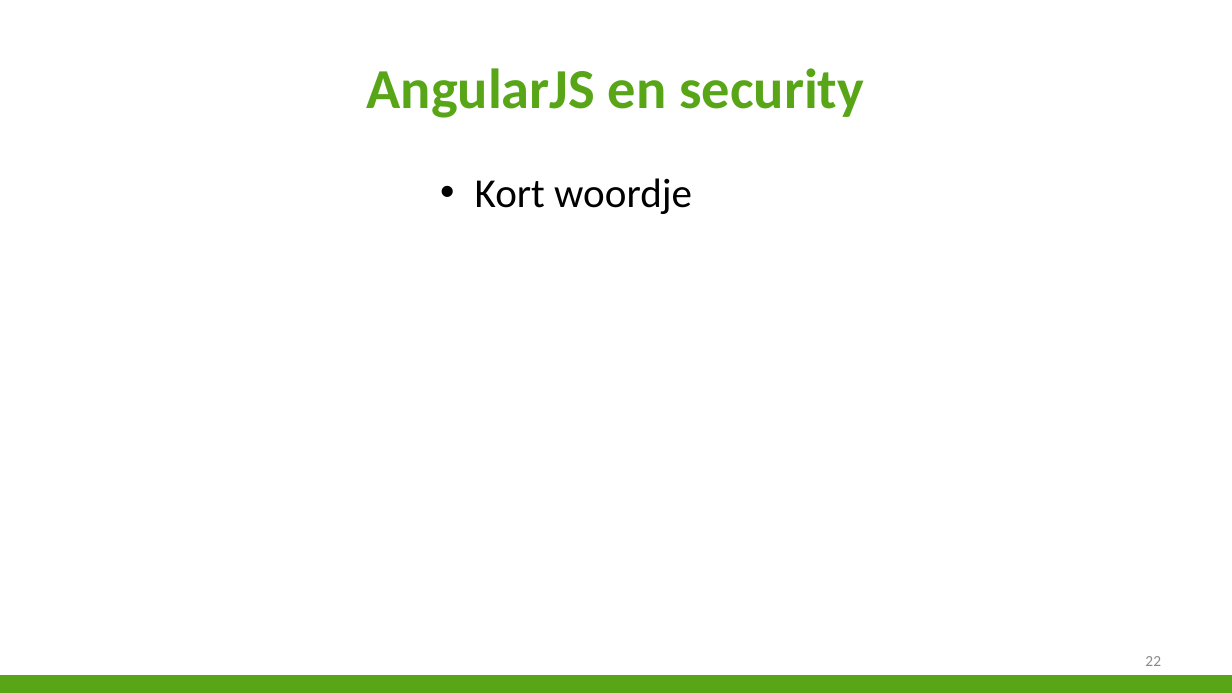
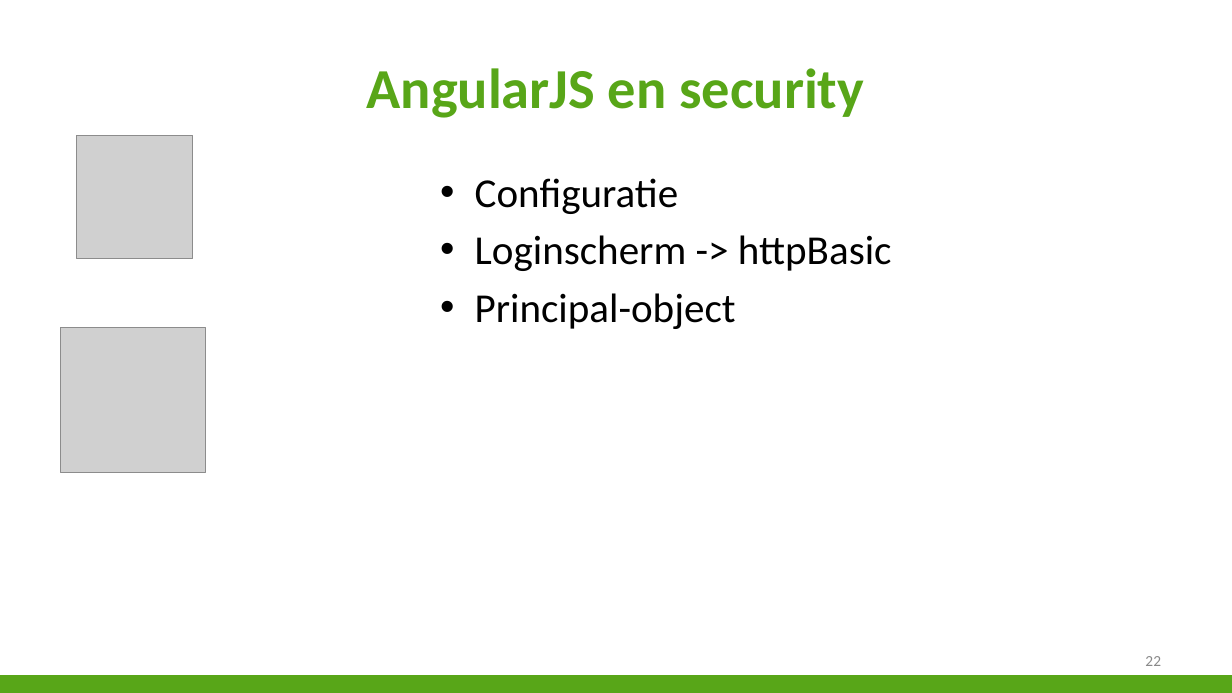
Before and after one commit to niekvandael/iTalent, a slide deck: slide 22 of italent/documents/Presentatie/Presentatie.pptx. Drawn at 1232x693 pixels with LibreOffice and Linux fonts; fonts in the diff are those of the drawing; grey boxes stand for pictures; background and template pictures are left out. Boxes give left, top, right and bottom in pixels: in the first picture for what was removed or moved away, otherwise in the second. Text is boxed around its words. In the diff, an @@ line names an element or a change of style, - is before the commit and + after.

```diff
--- a/italent/documents/Presentatie/Presentatie.pptx
+++ b/italent/documents/Presentatie/Presentatie.pptx
@@ picture added at (x1=77, y1=135, x2=193, y2=258) @@
@@ text at (x1=475, y1=178, x2=892, y2=329): text changed @@
-• Kort woordje
+• Configuratie
+• Loginscherm -> httpBasic
+• Principal-object
@@ picture added at (x1=61, y1=327, x2=206, y2=472) @@
```
Also in this commit, not shown: 3 other slides changed, 1 slide added, 1 slide removed.
